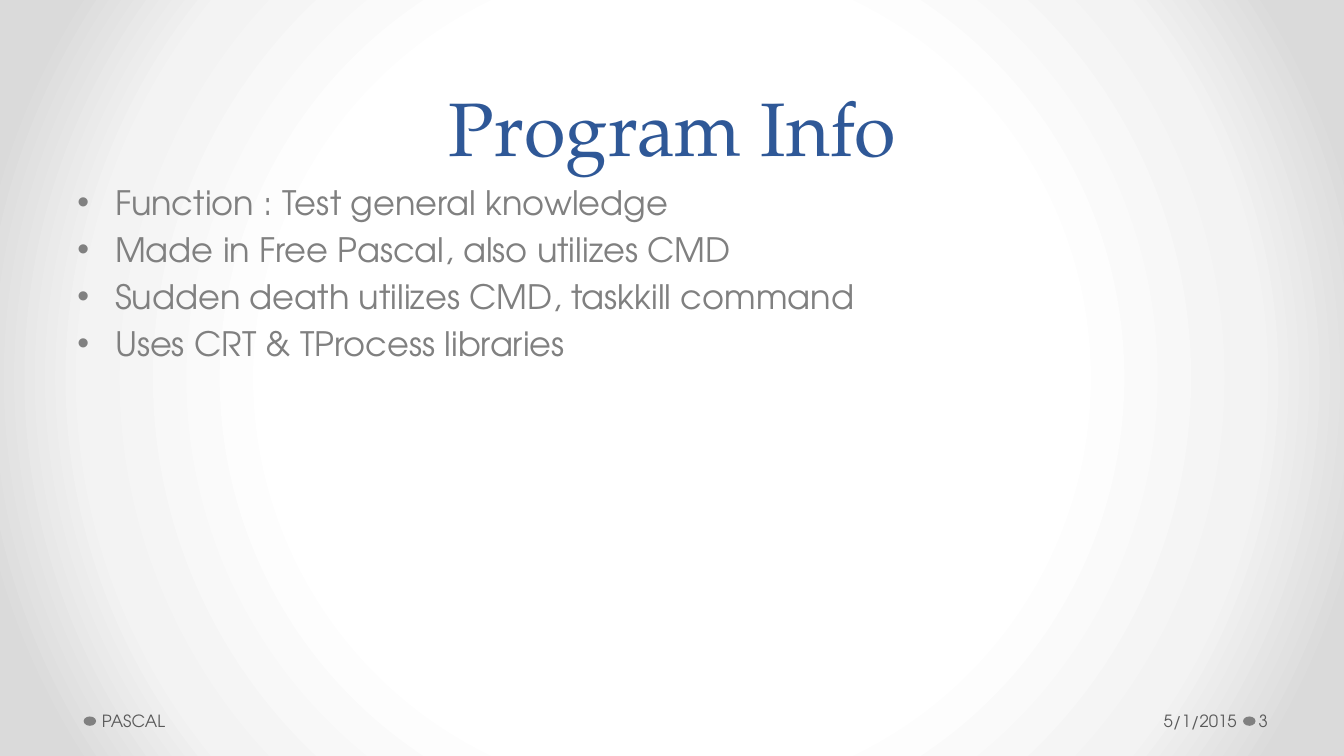
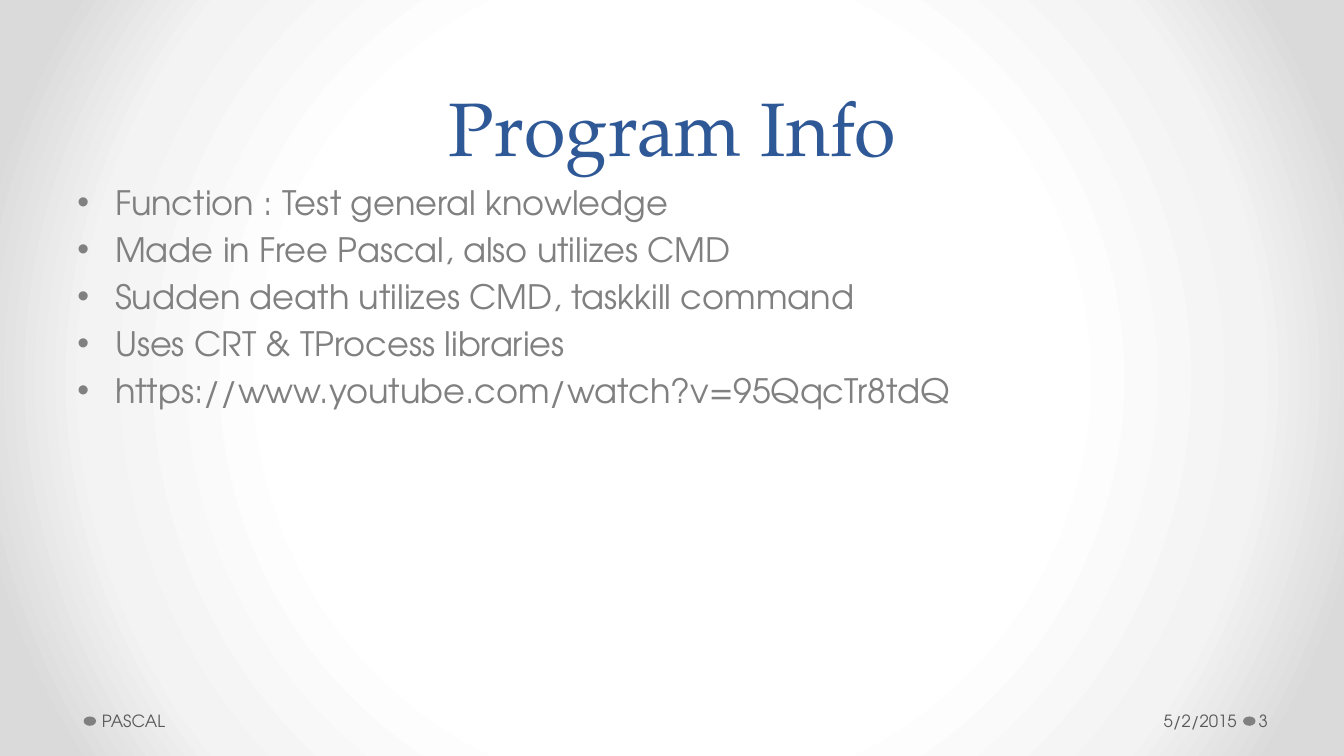
Before and after one commit to GBry/PopQuizPascal, a slide deck: slide 3 of MAKALAH/Free Pascal.pptx. Drawn at 1344x756 pixels with LibreOffice and Linux fonts; fonts in the diff are those of the drawing. Boxes give left, top, right and bottom in pixels: in the first picture for what was removed or moved away, otherwise in the second. Text is boxed around its words. In the diff, an @@ line names an element or a change of style, - is before the commit and + after.

```diff
--- a/MAKALAH/Free Pascal.pptx
+++ b/MAKALAH/Free Pascal.pptx
@@ text at (x1=115, y1=378, x2=950, y2=410): paragraph added @@
+• https://www.youtube.com/watch?v=95QqcTr8tdQ
@@ text at (x1=1164, y1=714, x2=1237, y2=730): text changed @@
-5/1/2015
+5/2/2015
```
Also in this commit, not shown: 7 other slides changed, 1 other file.
